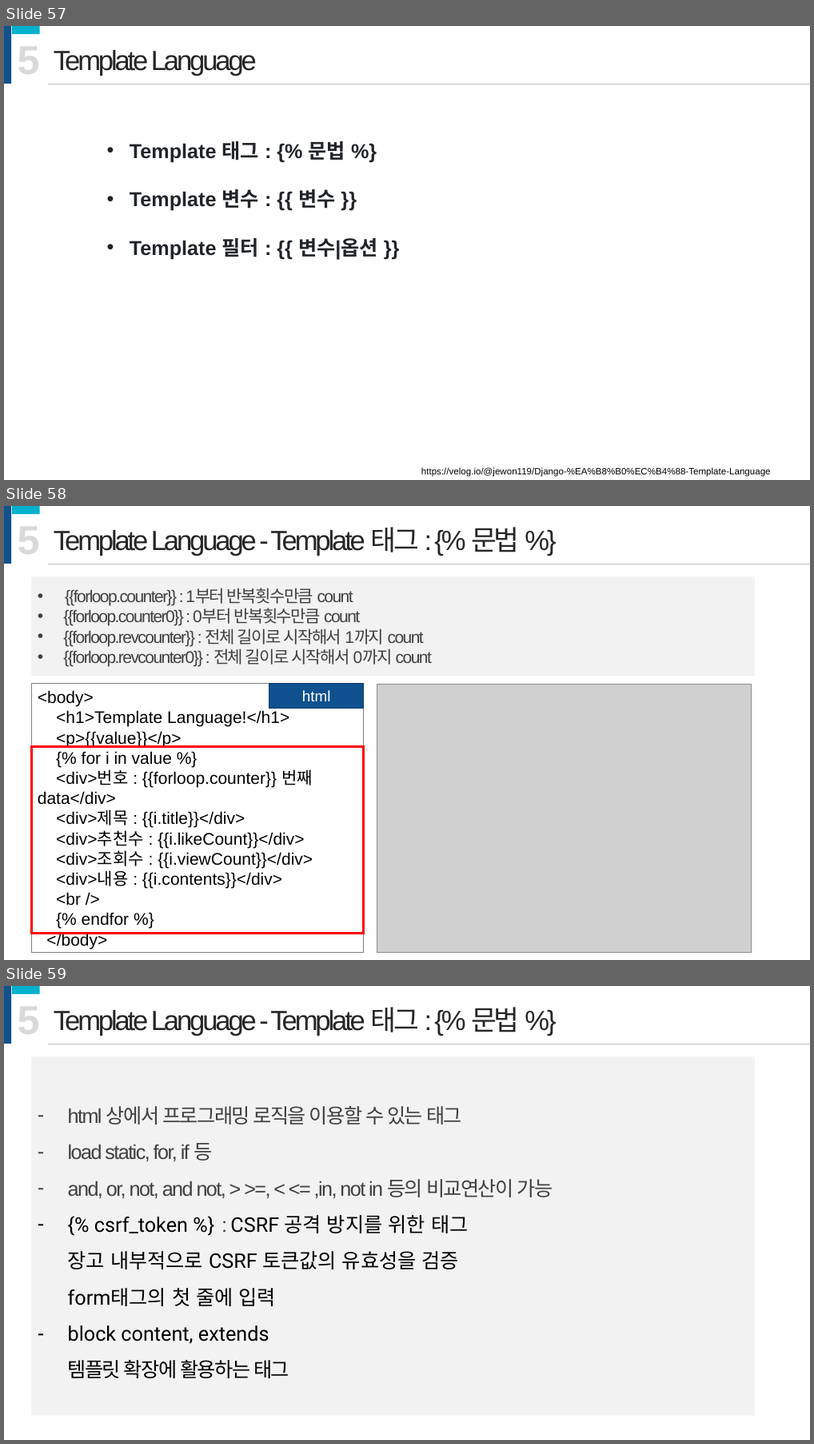
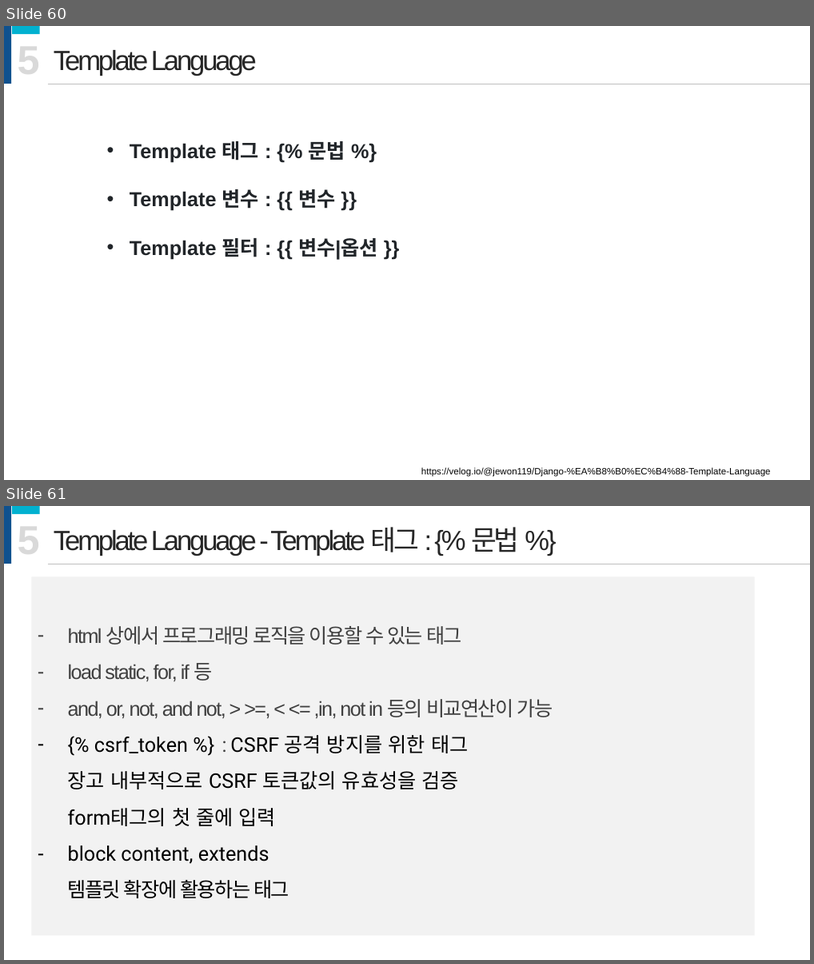
Before and after one commit to onulee/fastApi, a slide deck: fastApi강의.pptx. Shown one above the other, each under a label of ours: slides 57, 58 and 59 before the commit, slides 60 and 61 after it. The pictures are 814x1444 and 814x964 pixels, drawn with LibreOffice and Linux fonts; fonts in the diff are those of the drawing; grey boxes stand for pictures. Boxes give left, top, right and bottom in pixels: in the first picture for what was removed or moved away, otherwise in the second. Text is boxed around its words. In the diff, an @@ line names an element or a change of style, - is before the commit and + after.

```diff
--- a/fastApi강의.pptx
+++ b/fastApi강의.pptx
@@ slide 58 removed at <box>4,506,810,960</box>, background #FFFFFF @@
@@ rectangle removed at <box>4,506,11,564</box> @@
@@ rectangle removed at <box>11,506,39,514</box> @@
@@ text removed at <box>18,518,40,563</box> @@
-5
@@ text removed at <box>54,527,520,556</box> @@
-Template Language - Template 태그 : {% 문법 %}
@@ rectangle removed at <box>32,576,755,676</box> @@
-• {{forloop.counter}} : 1부터 반복횟수만큼 count
-• {{forloop.counter0}} : 0부터 반복횟수만큼 count
-• {{forloop.revcounter}} : 전체 길이로 시작해서 1까지 count
-• {{forloop.revcounter0}} : 전체 길이로 시작해서 0까지 count
@@ line removed from (47, 564) to (810, 564) @@
@@ rectangle removed at <box>32,684,364,952</box> @@
-<body>
-<h1>Template Language!</h1>
-<p>{{value}}</p>
-{% for i in value %}
-<div>번호 : {{forloop.counter}} 번째 data</div>
-<div>제목 : {{i.title}}</div>
-<div>추천수 : {{i.likeCount}}</div>
-<div>조회수 : {{i.viewCount}}</div>
-<div>내용 : {{i.contents}}</div>
-<br />
-{% endfor %}
-</body>
@@ rectangle removed at <box>270,684,364,708</box> @@
-html
@@ picture removed at <box>378,684,752,952</box> @@
@@ rectangle removed at <box>32,747,364,933</box> @@
@@ what was slide 57 is now slide 60 @@
@@ what was slide 59 is now slide 61 @@
```
Also in this commit, not shown: 32 slides changed, 4 slides added, 24 other slides removed, 7 other files.
